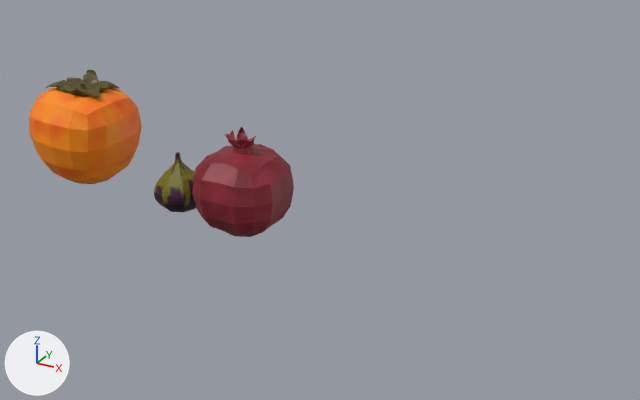
The Blender file Frutti.blend as it was, and as the next commit left it.
The view is the same before and after, from a 50 mm camera at (2.31, -11.45, 6.18) aimed at (-4.06, 0.13, 0.39). Every picture has the same lights, and +X, +Y and +Z are marked at lower left.

Names of what the first picture shows: 'Caco', 'Caco_picciolo', 'Fico', 'Melograno'.
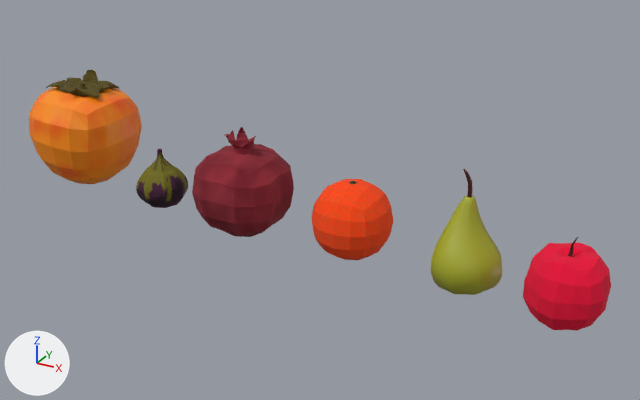
The newer file is also turned or shifted as a whole; pictures and numbers use the older file's frame.

Patch to the scene script:
```diff
--- a/Frutti.blend.py
+++ b/Frutti.blend.py
@@ mat_material_002 @@
 n0 = _N.new('ShaderNodeBsdfPrincipled'); n0.name = 'Principled BSDF'
+n0.inputs[2].default_value = 0.973  # 'Roughness'
 n1 = _N.new('ShaderNodeOutputMaterial'); n1.name = 'Material Output'
@@ mat_material_008 @@
+mat_material_008 = principled_material('Material.008')
+mat_material_008.base_color = (0.0591, 0.0141, 0.00744)  # brown #452015
@@ mat_material_007 @@
+mat_material_007 = principled_material('Material.007')
+mat_material_007.base_color = (0.8, 0.0, 0.038)  # red #e70037
+mat_material_007.roughness = 1.0
@@ mat_material_006 @@
+mat_material_006 = principled_material('Material.006')
+mat_material_006.base_color = (0.0523, 0.00428, 0.0)  # brown #410e00
@@ mat_material_005 @@
+mat_material_005 = principled_material('Material.005')
+mat_material_005.base_color = (0.374, 0.388, 0.0195)  # yellow #a5a726
@@ mat_material_003 @@
+mat_material_003 = bpy.data.materials.new('Material.003')
+# nodes: BsdfPrincipled, OutputMaterial, TexNoise, ValToRGB
+# colours: brown #9f6d31, orange #ff4300
@@ me_cube_006 @@
+me_cube_006.from_pydata(...)  # 73 vertices, 64 faces; spans x -0.057..0.102, y -0.042..0.045, z 0.525..1.001
+me_cube_006.materials.append(mat_material_008)  # brown #452015
@@ me_cube_005 @@
+me_cube_005.from_pydata(...)  # 129 vertices, 116 faces; spans x -0.76..0.76, y -0.83..0.84, z -0.82..0.68
+me_cube_005.materials.append(mat_material_007)  # red #e70037
@@ me_béziercurve_002 @@
+me_béziercurve_002.from_pydata(...)  # 88 vertices, 73 faces; spans x -0.12..0.057, y -0.059..0.05, z -0.502..0.089
+me_béziercurve_002.polygons.foreach_set('use_smooth', [True] * 73)
+me_béziercurve_002.materials.append(mat_material_006)  # brown #410e00
@@ me_béziercurve_001 @@
+me_béziercurve_001.from_pydata(...)  # 288 vertices, 281 faces; spans x -0.82..0.84, y -0.92..0.76, z -0.04..2.27
+me_béziercurve_001.polygons.foreach_set('use_smooth', [True] * 281)
+me_béziercurve_001.materials.append(mat_material_005)  # yellow #a5a726
@@ me_cube_003 @@
+me_cube_003.from_pydata(...)  # 128 vertices, 118 faces; spans x -0.84..0.84, y -0.84..0.84, z -0.82..0.82
+me_cube_003.materials.append(mat_material_003)
@@ ob_fico @@
 ob_fico = bpy.data.objects.new('Fico', me_béziercurve)
-ob_fico.location = (-6.77, -0.03, -0.25)
+ob_fico.location = (-7.17, -0.03, -0.25)
 ob_fico.scale = (0.687, 0.687, 0.687)
@@ ob_mela_picciolo @@
+ob_mela_picciolo = bpy.data.objects.new('Mela_picciolo', me_cube_006)
+ob_mela_picciolo.location = (0.03, -0.02, 0.01)
+ob_mela_picciolo.scale = (0.755, 0.755, 0.755)
@@ ob_mela @@
+ob_mela = bpy.data.objects.new('Mela', me_cube_005)
+ob_mela.location = (0.03, -0.02, 0.01)
+ob_mela.scale = (0.755, 0.755, 0.755)
@@ ob_pera_picciolo @@
+ob_pera_picciolo = bpy.data.objects.new('Pera_picciolo', me_béziercurve_002)
+ob_pera_picciolo.location = (-1.51, 0.0, 1.39)
+ob_pera_picciolo.scale = (0.876, 0.876, 0.876)
@@ ob_pera @@
+ob_pera = bpy.data.objects.new('Pera', me_béziercurve_001)
+ob_pera.location = (-1.46, -0.02, -0.43)
+ob_pera.scale = (0.651, 0.651, 0.651)
@@ ob_arancia @@
+ob_arancia = bpy.data.objects.new('Arancia', me_cube_003)
+ob_arancia.location = (-3.39, -0.03, 0.26)
+ob_arancia.scale = (0.764, 0.764, 0.764)
```

Changed parts and their boxes (x1, y1, x2, y2) in the pictures (640 x 400 px):
'Melograno', surface changed (brown to red)
    both: (192, 130, 294, 236)
'Mela', added (red)
    after: (523, 243, 611, 331)
'Arancia', added
    after: (312, 179, 393, 260)
'Pera', added (yellow)
    after: (431, 196, 502, 295)
'Fico', moved
    before: (154, 152, 196, 212)
    after: (136, 149, 188, 208)
'Pera_picciolo', added
    after: (463, 169, 473, 197)
'Mela_picciolo', added
    after: (568, 237, 578, 257)
